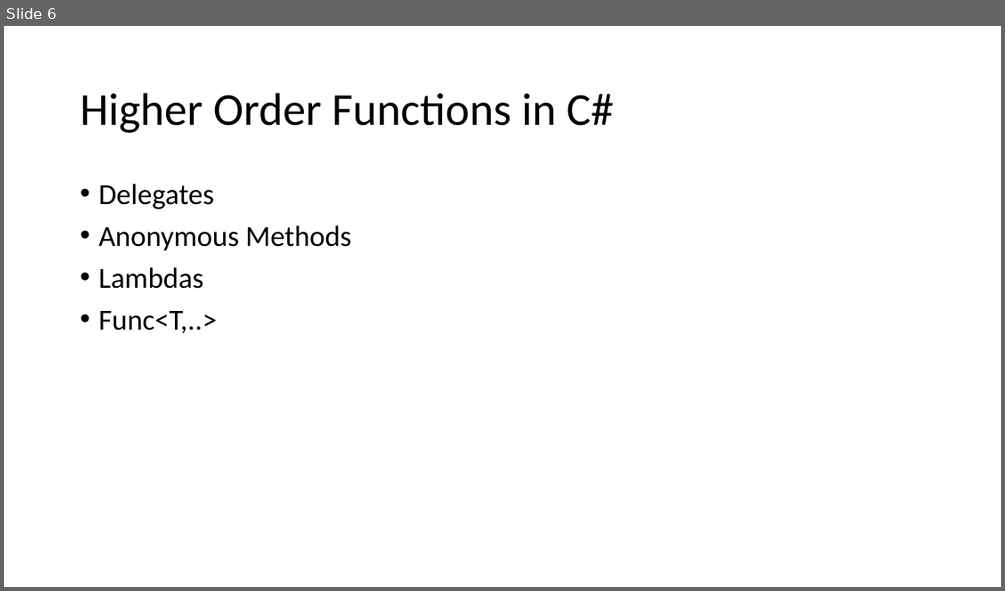
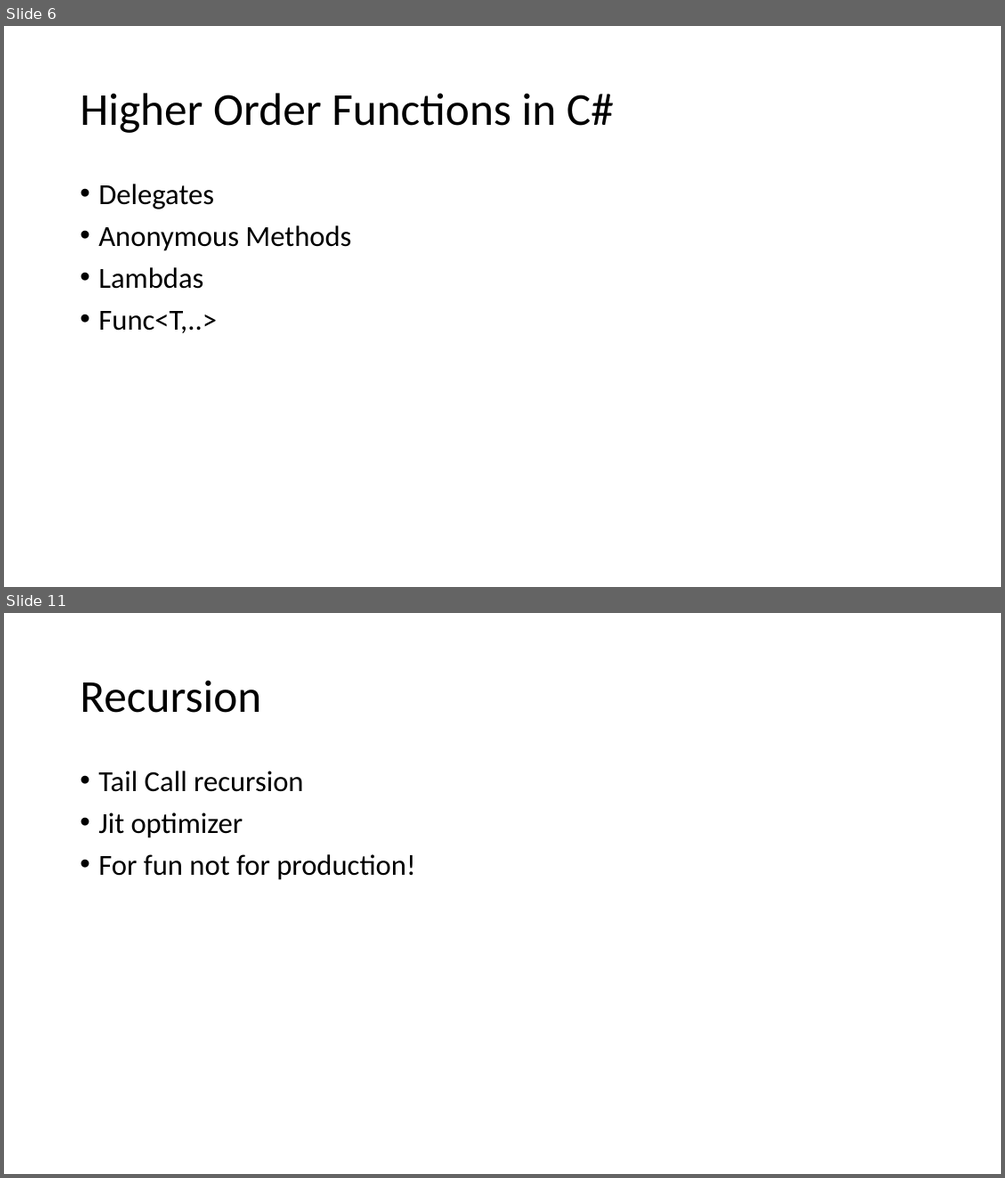
Before and after one commit to armadilloNik/FunctionalCSharpSig, a slide deck: slides/FpViaCSharp.pptx. Shown one above the other, each under a label of ours: slide 6 before the commit, slides 6 and 11 after it; the slides between them are not shown. The pictures are 1005x591 and 1005x1178 pixels, drawn with LibreOffice and Linux fonts; fonts in the diff are those of the drawing. Boxes give left, top, right and bottom in pixels: in the first picture for what was removed or moved away, otherwise in the second. Text is boxed around its words. In the diff, an @@ line names an element or a change of style, - is before the commit and + after.

```diff
--- a/slides/FpViaCSharp.pptx
+++ b/slides/FpViaCSharp.pptx
@@ slide 11 added at (4,613,1001,1174), background #FFFFFF @@
@@ title added at (80,680,261,713), 44 pt, text #000000 @@
+Recursion
@@ text added at (98,771,415,880), 28 pt, text #000000 @@
+• Tail Call recursion
+• Jit optimizer
+• For fun not for production!
```
Also in this commit, not shown: 1 slide changed, 6 other slides added.
